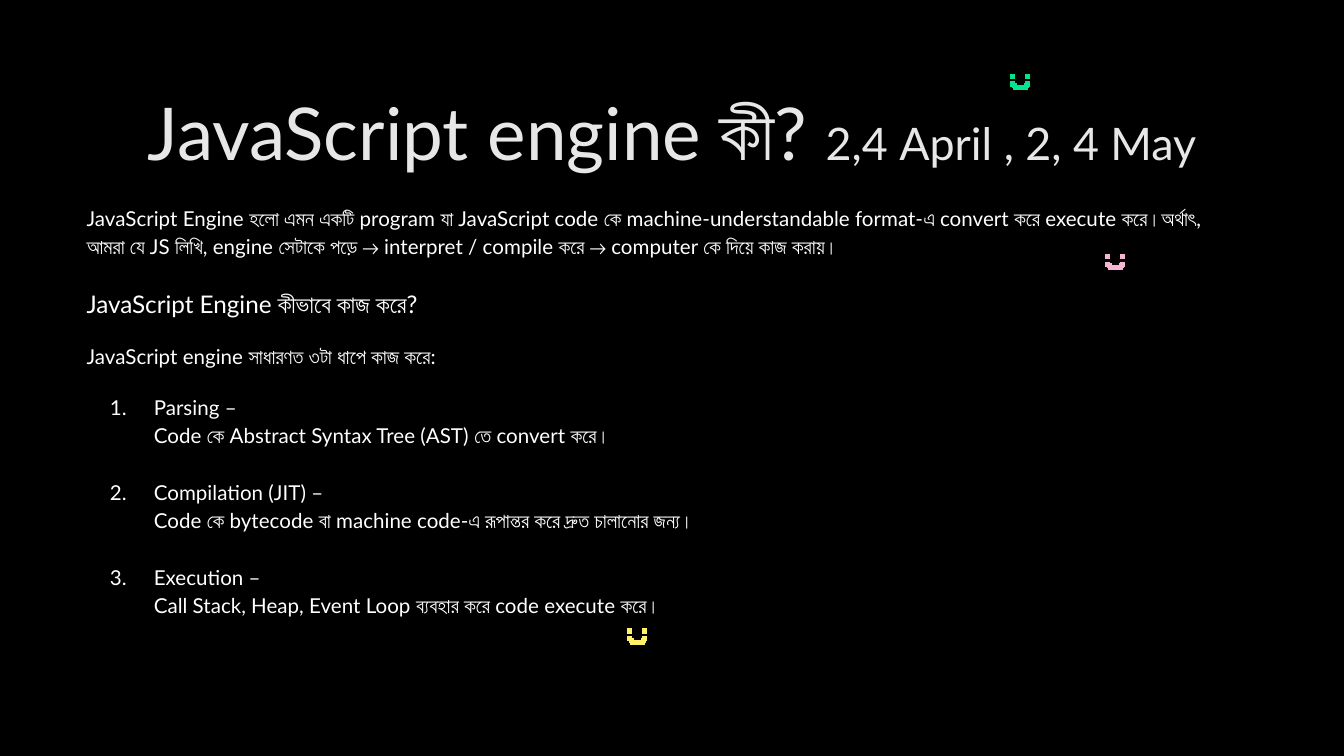
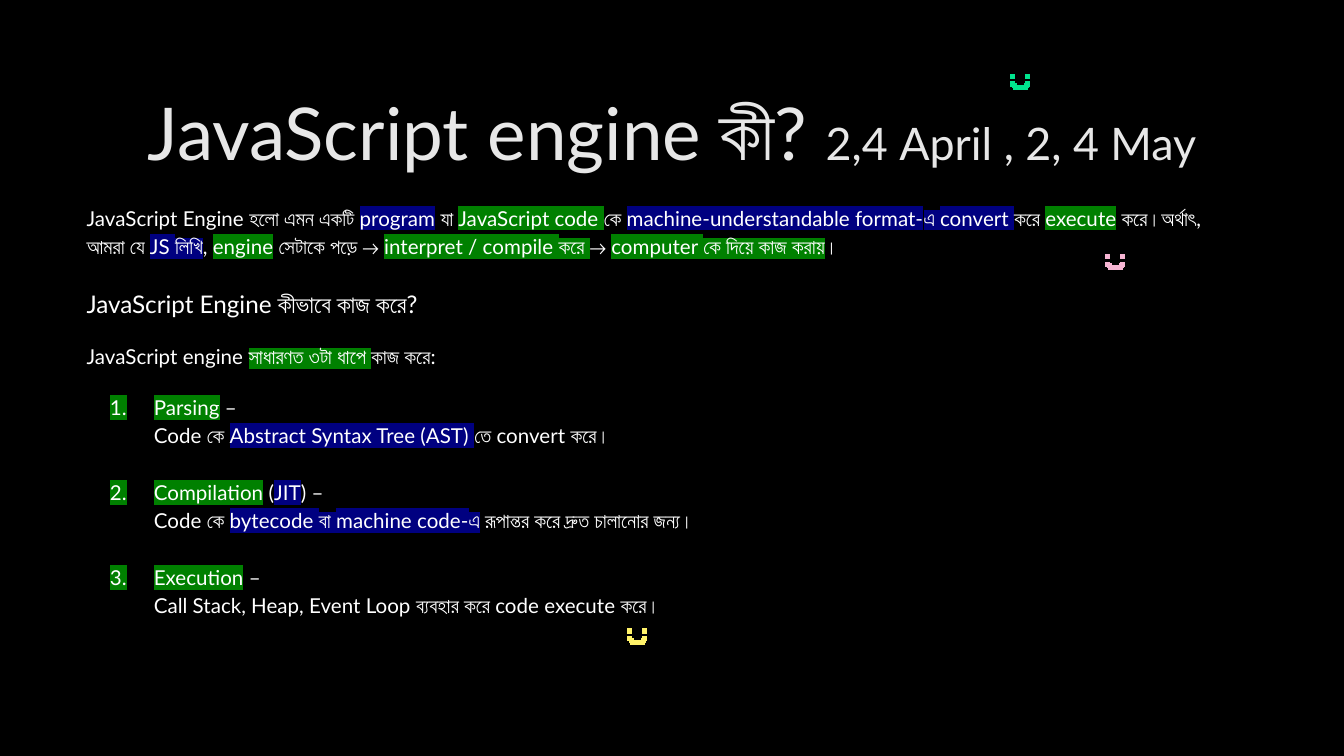
Before and after one commit to nabila-nuzhat/class-js, a slide deck: slide 2 of Interview Question JavaScript_HIGHLIGHTED.pptx. Drawn at 1344x756 pixels with LibreOffice and Linux fonts; fonts in the diff are those of the drawing. Boxes give left, top, right and bottom in pixels: in the first picture for what was removed or moved away, otherwise in the second. Text is boxed around its words. In the diff, an @@ line names an element or a change of style, - is before the commit and + after.

```diff
--- a/Interview Question JavaScript_HIGHLIGHTED.pptx
+++ b/Interview Question JavaScript_HIGHLIGHTED.pptx
@@ text at bbox=[87, 208, 1202, 617]: highlight none to #000080 in "program machine-understandable format-এ convert JS লিখি,", "Abstract Syntax Tree (AST)", "(JIT) bytecode বা machine code-এ"; highlight none to #008000 in "JavaScript code execute engine interpret / compile ...", "সাধারণত ৩টা ধাপে", "Parsing", "Compilation" and 1 more places @@
```
Also in this commit, not shown: 2 other slides changed.
